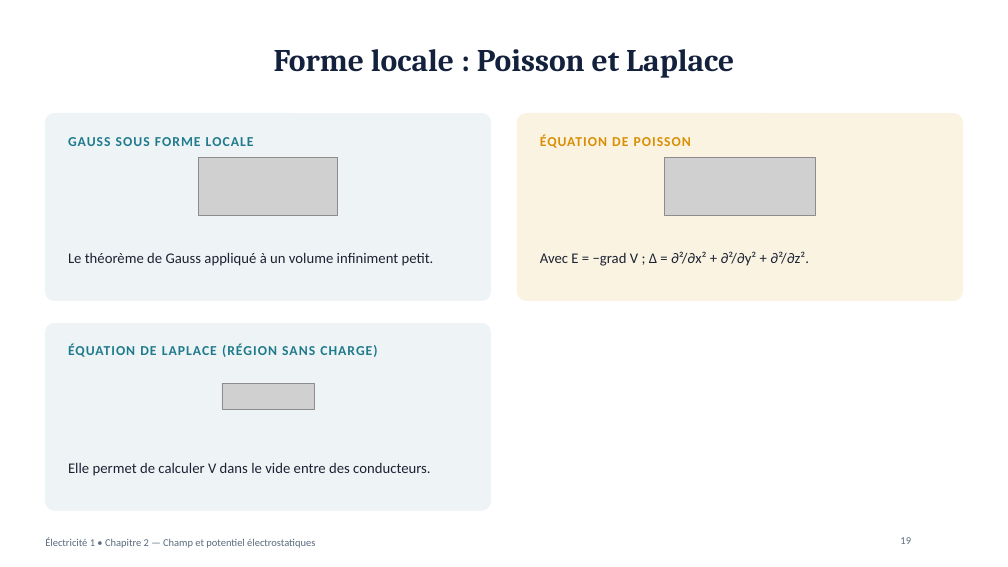
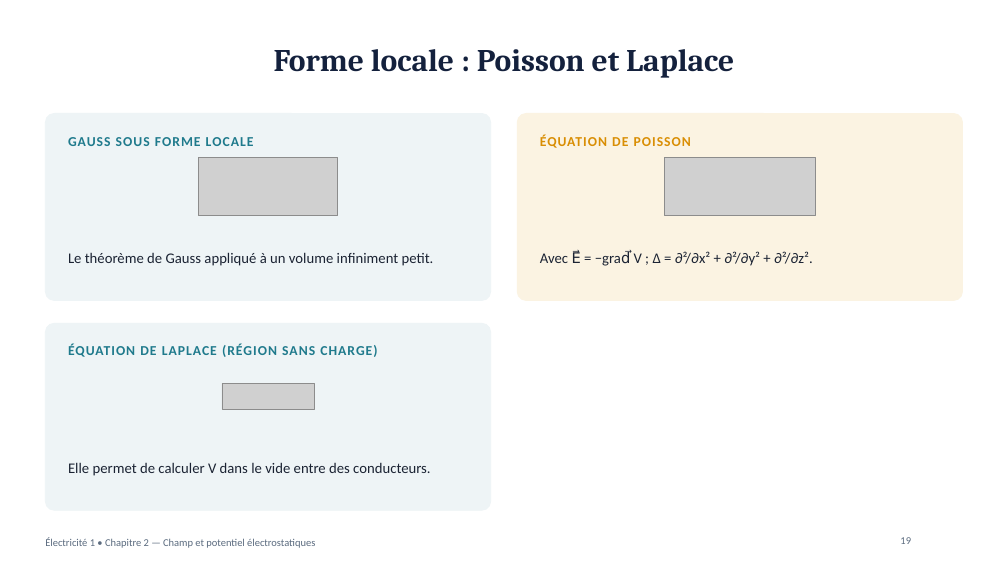
Before and after one commit to physiquefacile/physiquefacile.github.io, a slide deck: slide 19 of slides/Electricite_Chapitre_2_Champ_potentiel.pptx. Drawn at 1008x567 pixels with LibreOffice and Linux fonts; fonts in the diff are those of the drawing; grey boxes stand for pictures; background and template pictures are left out. Boxes give left, top, right and bottom in pixels: in the first picture for what was removed or moved away, otherwise in the second. Text is boxed around its words. In the diff, an @@ line names an element or a change of style, - is before the commit and + after.

```diff
--- a/slides/Electricite_Chapitre_2_Champ_potentiel.pptx
+++ b/slides/Electricite_Chapitre_2_Champ_potentiel.pptx
@@ text at (540,251,813,266): text changed @@
-Avec E = −grad V ; Δ = ∂²/∂x² + ∂²/∂y² + ∂²/∂z².
+Avec E⃗ = −grad⃗ V ; Δ = ∂²/∂x² + ∂²/∂y² + ∂²/∂z².
```
Also in this commit, not shown: 7 other slides changed, 2 other files.
